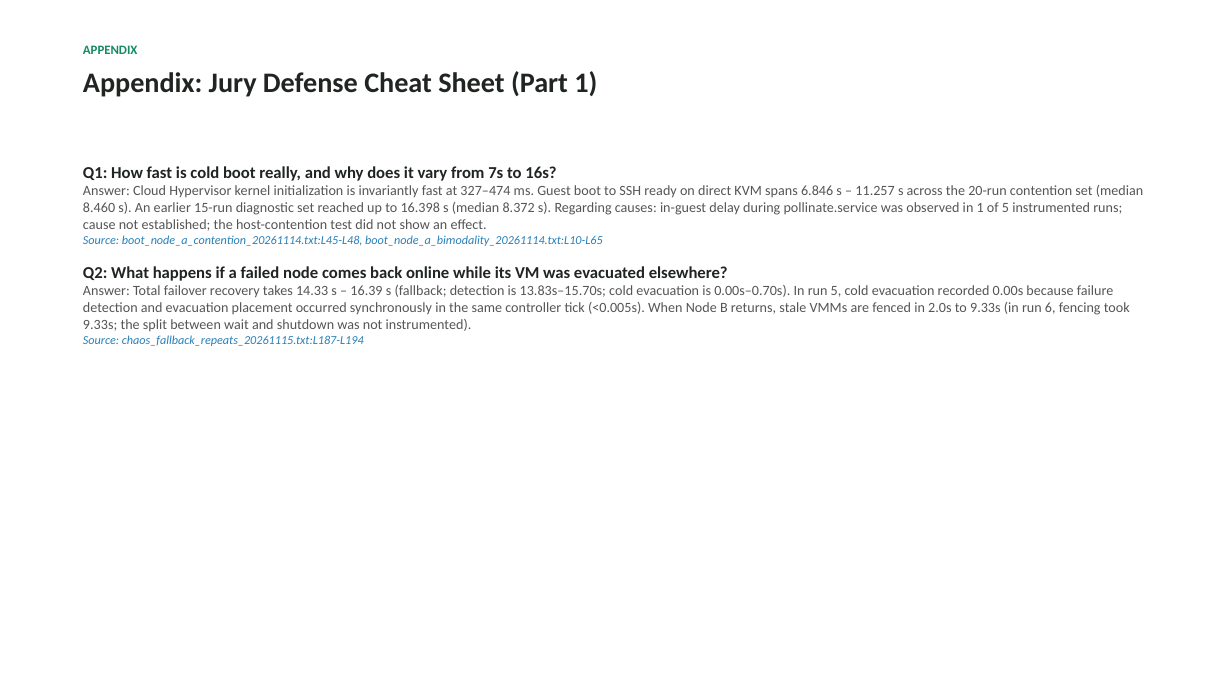
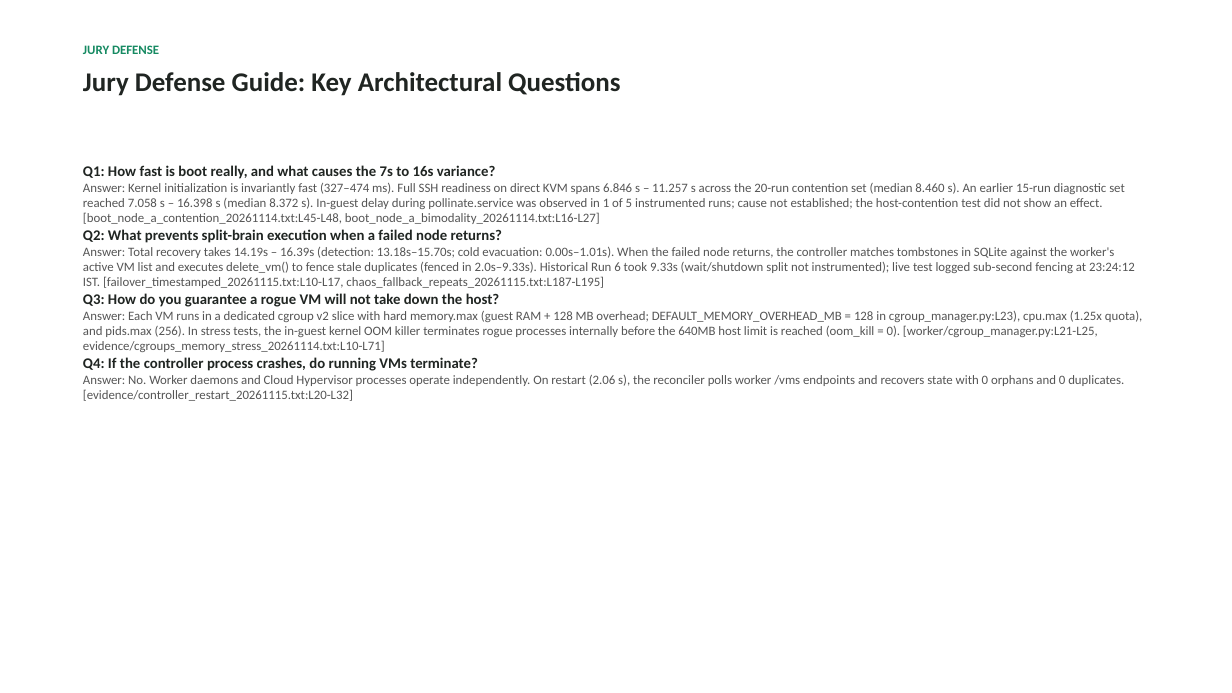
Before and after one commit to aiori-hackathon/A3-PS023-TC246, a slide deck: slide 12 of docs/deck/ps023_draft.pptx (slide 17 before the commit). Drawn at 1232x693 pixels with LibreOffice and Linux fonts; fonts in the diff are those of the drawing. Boxes give left, top, right and bottom in pixels: in the first picture for what was removed or moved away, otherwise in the second. Text is boxed around its words. In the diff, an @@ line names an element or a change of style, - is before the commit and + after.

Commit message:
docs: streamline presentation deck to 12 audited slides and update evidence citations

```diff
--- a/docs/deck/ps023_draft.pptx
+++ b/docs/deck/ps023_draft.pptx
@@ text at box(83, 45, 159, 54): text changed; size 22 to 10 pt; text colour #202522 to #168A62 @@
-Appendix: Jury Defense Cheat Sheet (Part 1)
+JURY DEFENSE
@@ text removed at box(83, 45, 138, 54) @@
-APPENDIX
@@ text added at box(83, 72, 620, 96), 21 pt, text #202522, bold @@
+Jury Defense Guide: Key Architectural Questions
@@ text at box(83, 165, 1142, 401): text changed; size 11 to 10 pt @@
-Q1: How fast is cold boot really, and why does it vary from 7s to 16s?
-Answer: Cloud Hypervisor kernel initialization is invariantly fast at 327–474 ms. Guest boot to SSH ready on direct KVM spans 6.846 s – 11.257 s across the 20-run contention set (median 8.460 s). An earlier 15-run diagnostic set reached up to 16.398 s (median 8.372 s). Regarding causes: in-guest delay during pollinate.service was observed in 1 of 5 instrumented runs; cause not established; the host-contention test did not show an effect.
-Source: boot_node_a_contention_20261114.txt:L45-L48, boot_node_a_bimodality_20261114.txt:L10-L65
-Q2: What happens if a failed node comes back online while its VM was evacuated elsewhere?
-Answer: Total failover recovery takes 14.33 s – 16.39 s (fallback; detection is 13.83s–15.70s; cold evacuation is 0.00s–0.70s). In run 5, cold evacuation recorded 0.00s because failure detection and evacuation placement occurred synchronously in the same controller tick (<0.005s). When Node B returns, stale VMMs are fenced in 2.0s to 9.33s (in run 6, fencing took 9.33s; the split between wait and shutdown was not instrumented).
-Source: chaos_fallback_repeats_20261115.txt:L187-L194
+Q1: How fast is boot really, and what causes the 7s to 16s variance?
+Answer: Kernel initialization is invariantly fast (327–474 ms). Full SSH readiness on direct KVM spans 6.846 s – 11.257 s across the 20-run contention set (median 8.460 s). An earlier 15-run diagnostic set reached 7.058 s – 16.398 s (median 8.372 s). In-guest delay during pollinate.service was observed in 1 of 5 instrumented runs; cause not established; the host-contention test did not show an effect. [boot_node_a_contention_20261114.txt:L45-L48, boot_node_a_bimodality_20261114.txt:L16-L27]
+Q2: What prevents split-brain execution when a failed node returns?
+Answer: Total recovery takes 14.19s – 16.39s (detection: 13.18s–15.70s; cold evacuation: 0.00s–1.01s). When the failed node returns, the controller matches tombstones in SQLite against the worker's active VM list and executes delete_vm() to fence stale duplicates (fenced in 2.0s–9.33s). Historical Run 6 took 9.33s (wait/shutdown split not instrumented); live test logged sub-second fencing at 23:24:12 IST. [failover_timestamped_20261115.txt:L10-L17, chaos_fallback_repeats_20261115.txt:L187-L195]
+Q3: How do you guarantee a rogue VM will not take down the host?
+Answer: Each VM runs in a dedicated cgroup v2 slice with hard memory.max (guest RAM + 128 MB overhead; DEFAULT_MEMORY_OVERHEAD_MB = 128 in cgroup_manager.py:L23), cpu.max (1.25x quota), and pids.max (256). In stress tests, the in-guest kernel OOM killer terminates rogue processes internally before the 640MB host limit is reached (oom_kill = 0). [worker/cgroup_manager.py:L21-L25, evidence/cgroups_memory_stress_20261114.txt:L10-L71]
+Q4: If the controller process crashes, do running VMs terminate?
+Answer: No. Worker daemons and Cloud Hypervisor processes operate independently. On restart (2.06 s), the reconciler polls worker /vms endpoints and recovers state with 0 orphans and 0 duplicates. [evidence/controller_restart_20261115.txt:L20-L32]
```
Also in this commit, not shown: 9 other slides changed, 2 slides added, 8 slides removed, 20 other files.
